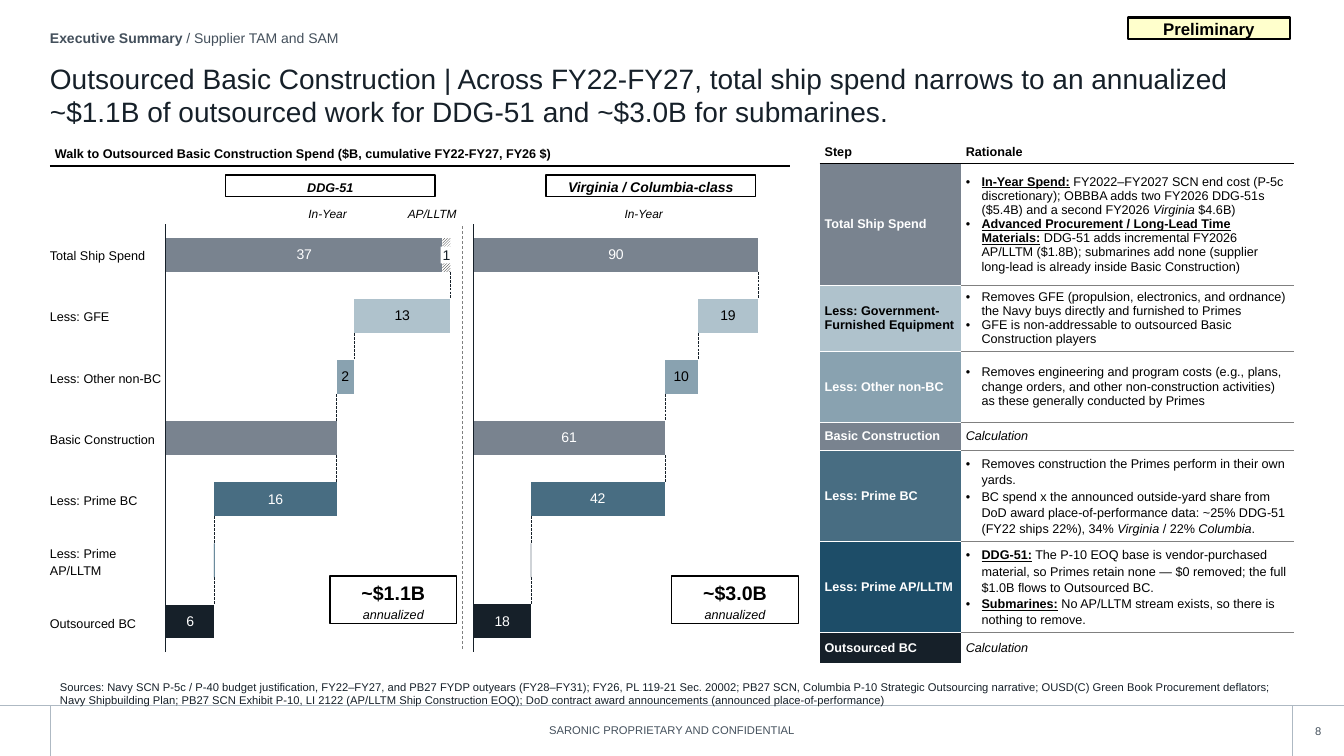
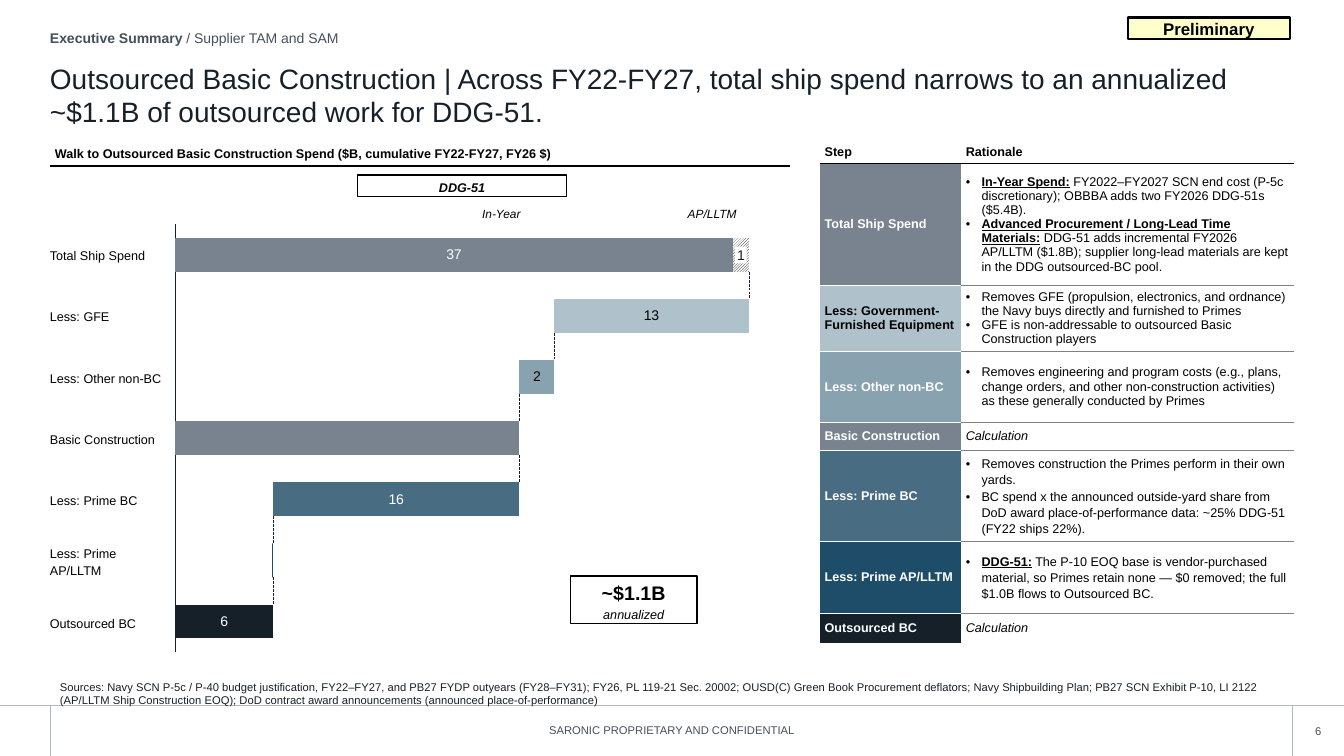
Before and after one commit to toole-brendan/slide_factory, a slide deck: slide 6 of projects/distributed_shipbuilding/distributed_shipbuilding.pptx (slide 8 before the commit). Drawn at 1344x756 pixels with LibreOffice and Linux fonts; fonts in the diff are those of the drawing; background and template pictures are left out. Boxes give left, top, right and bottom in pixels: in the first picture for what was removed or moved away, otherwise in the second. Text is boxed around its words. In the diff, an @@ line names an element or a change of style, - is before the commit and + after.

```diff
--- a/projects/distributed_shipbuilding/distributed_shipbuilding.pptx
+++ b/projects/distributed_shipbuilding/distributed_shipbuilding.pptx
@@ title at box(50, 68, 1227, 124): text changed @@
-Outsourced Basic Construction | Across FY22-FY27, total ship spend narrows to an annualized ~$1.1B of outsourced work for DDG-51 and ~$3.0B for submarines.
+Outsourced Basic Construction | Across FY22-FY27, total ship spend narrows to an annualized ~$1.1B of outsourced work for DDG-51.
@@ table at box(820, 140, 1294, 678) @@
-row 2, column 2: In-Year Spend: FY2022–FY2027 SCN end cost (P-5c discretionary); OBBBA adds two FY2026 DDG-51s ($5.4B) and a second FY2026 Virginia $4.6B) / Advanced Procurement / Long-Lead Time Materials: DDG-51 adds incremental FY2026 AP/LLTM ($1.8B); submarines add none (supplier long-lead is already inside Basic Construction)
+row 2, column 2: In-Year Spend: FY2022–FY2027 SCN end cost (P-5c discretionary); OBBBA adds two FY2026 DDG-51s ($5.4B). / Advanced Procurement / Long-Lead Time Materials: DDG-51 adds incremental FY2026 AP/LLTM ($1.8B); supplier long-lead materials are kept in the DDG outsourced-BC pool.
-row 6, column 2: Removes construction the Primes perform in their own yards. / BC spend x the announced outside-yard share from DoD award place-of-performance data: ~25% DDG-51 (FY22 ships 22%), 34% Virginia / 22% Columbia.
+row 6, column 2: Removes construction the Primes perform in their own yards. / BC spend x the announced outside-yard share from DoD award place-of-performance data: ~25% DDG-51 (FY22 ships 22%).
-row 7, column 2: DDG-51: The P-10 EOQ base is vendor-purchased material, so Primes retain none — $0 removed; the full $1.0B flows to Outsourced BC. / Submarines: No AP/LLTM stream exists, so there is nothing to remove.
+row 7, column 2: DDG-51: The P-10 EOQ base is vendor-purchased material, so Primes retain none — $0 removed; the full $1.0B flows to Outsourced BC.
@@ rectangle "DDG-51": place and size @@
-rectangle "DDG-51" at box(226, 175, 436, 198)
+rectangle "DDG-51" at box(357, 175, 567, 198)
@@ rectangle removed at box(546, 175, 756, 198) @@
-Virginia / Columbia-class
@@ bar stacked chart: place and size @@
-bar stacked chart at box(157, 200, 460, 678)
+bar stacked chart at box(157, 200, 768, 678)
@@ text "In-Year": place and size @@
-text "In-Year" at box(625, 210, 663, 218)
+text "In-Year" at box(482, 209, 520, 218)
@@ bar stacked chart removed at box(465, 200, 767, 678) @@
-categories: 1, 2, 3, 4, 5, 6, 7
-Series 1: -, 71, 61, -, 18, -, -
-Series 2: 90, -, -, 61, -, -, 18
-Series 3: -, 19, 10, -, 42, -, -
@@ text "AP/LLTM": place and size @@
-text "AP/LLTM" at box(408, 209, 457, 218)
+text "AP/LLTM" at box(688, 209, 737, 218)
@@ text removed at box(308, 210, 346, 218) @@
-In-Year
@@ line removed from (462, 649) to (462, 225) @@
@@ rectangle "1": place and size @@
-rectangle "1" at box(441, 247, 453, 264)
+rectangle "1" at box(735, 247, 747, 264)
@@ line removed from (451, 272) to (451, 299) @@
@@ line moved from (758, 272) - (758, 298) to (749, 272) - (749, 299) @@
@@ line removed from (354, 333) to (354, 360) @@
@@ line moved from (698, 333) - (698, 360) to (555, 333) - (555, 360) @@
@@ line removed from (337, 394) to (337, 421) @@
@@ line moved from (664, 394) - (664, 421) to (519, 394) - (519, 421) @@
@@ line removed from (337, 456) to (337, 483) @@
@@ line moved from (531, 516) - (531, 543) to (519, 456) - (519, 483) @@
@@ line removed from (664, 456) to (664, 483) @@
@@ 2 lines, 1 rectangle: place and size @@
-2 lines, 1 rectangle at box(214, 516, 215, 605)
+2 lines, 1 rectangle at box(272, 516, 273, 605)
@@ rectangle removed at box(530, 543, 531, 578) @@
@@ line removed from (531, 578) to (531, 605) @@
@@ rectangle "~$1.1B": place and size @@
-rectangle "~$1.1B" at box(330, 576, 457, 623)
+rectangle "~$1.1B" at box(571, 576, 698, 623)
@@ rectangle removed at box(671, 576, 799, 623) @@
-~$3.0B
-annualized
@@ text at box(60, 683, 1257, 706): text changed @@
-Sources: Navy SCN P-5c / P-40 budget justification, FY22–FY27, and PB27 FYDP outyears (FY28–FY31); FY26, PL 119-21 Sec. 20002; PB27 SCN, Columbia P-10 Strategic Outsourcing narrative; OUSD(C) Green Book Procurement deflators; Navy Shipbuilding Plan; PB27 SCN Exhibit P-10, LI 2122 (AP/LLTM Ship Construction EOQ); DoD contract award announcements (announced place-of-performance)
+Sources: Navy SCN P-5c / P-40 budget justification, FY22–FY27, and PB27 FYDP outyears (FY28–FY31); FY26, PL 119-21 Sec. 20002; OUSD(C) Green Book Procurement deflators; Navy Shipbuilding Plan; PB27 SCN Exhibit P-10, LI 2122 (AP/LLTM Ship Construction EOQ); DoD contract award announcements (announced place-of-performance)
```
Also in this commit, not shown: 6 slides added, 9 other files.
